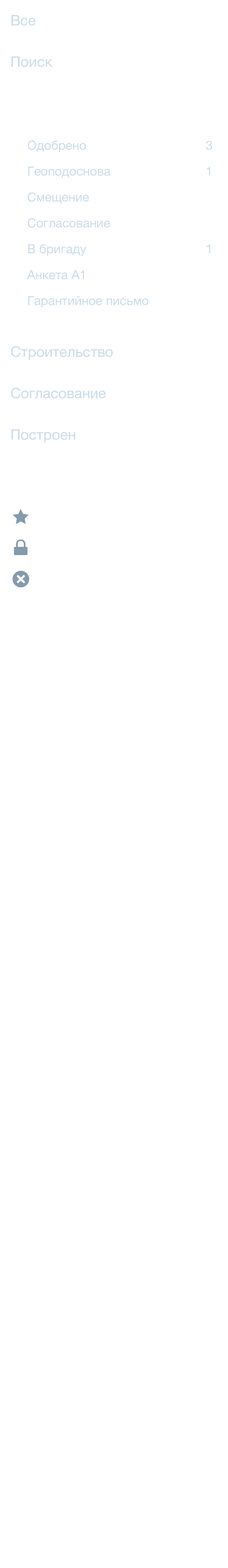
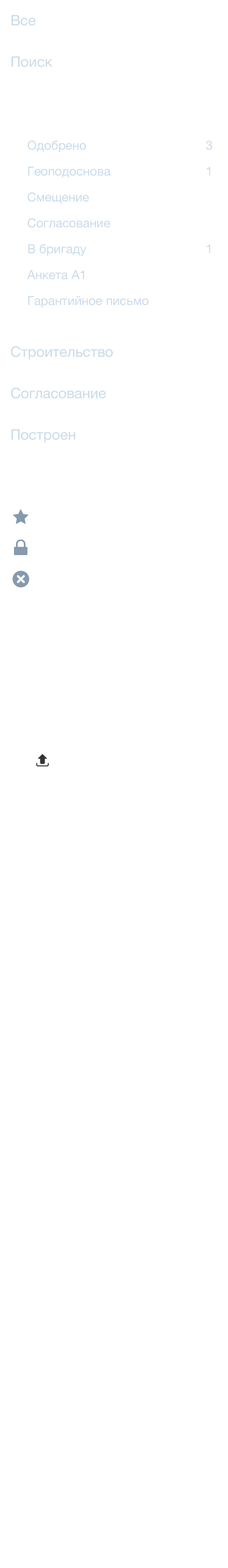
Layers edited between the first and the second 228px x 1568px image:
added group "Group 1" (2nd of 2, in "navbar") with 4 layers in group "navbar" over bbox(36, 753, 49, 767)
added layer "upload-48" in group "Group 1" over bbox(36, 753, 49, 767)
